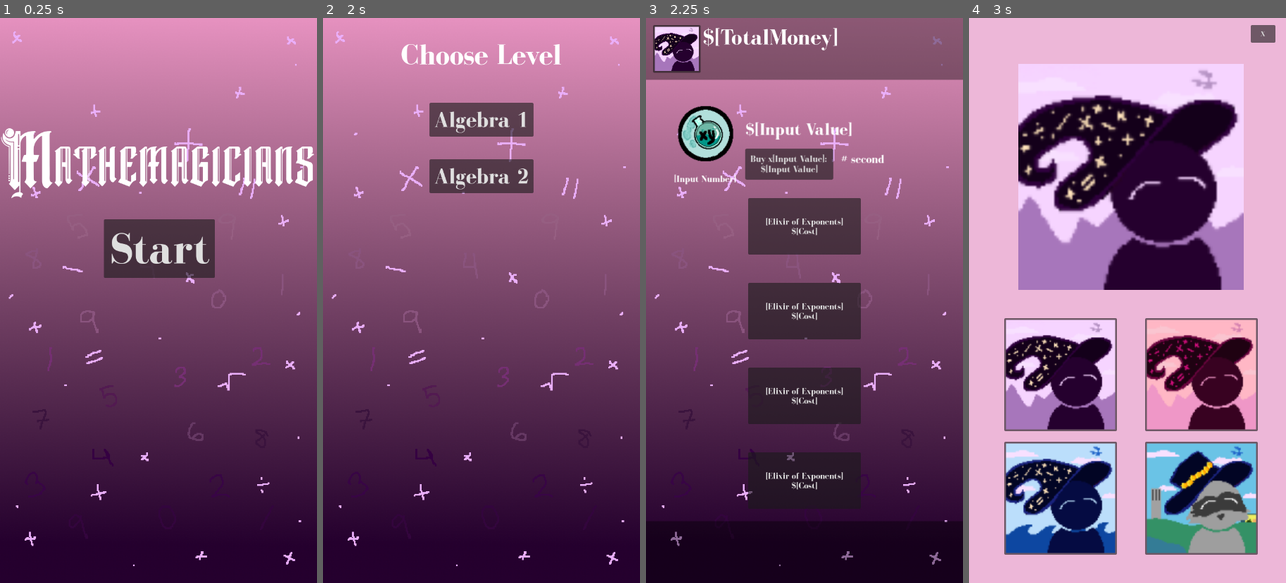
Above: before the commit, frames 1-4 (left to right).
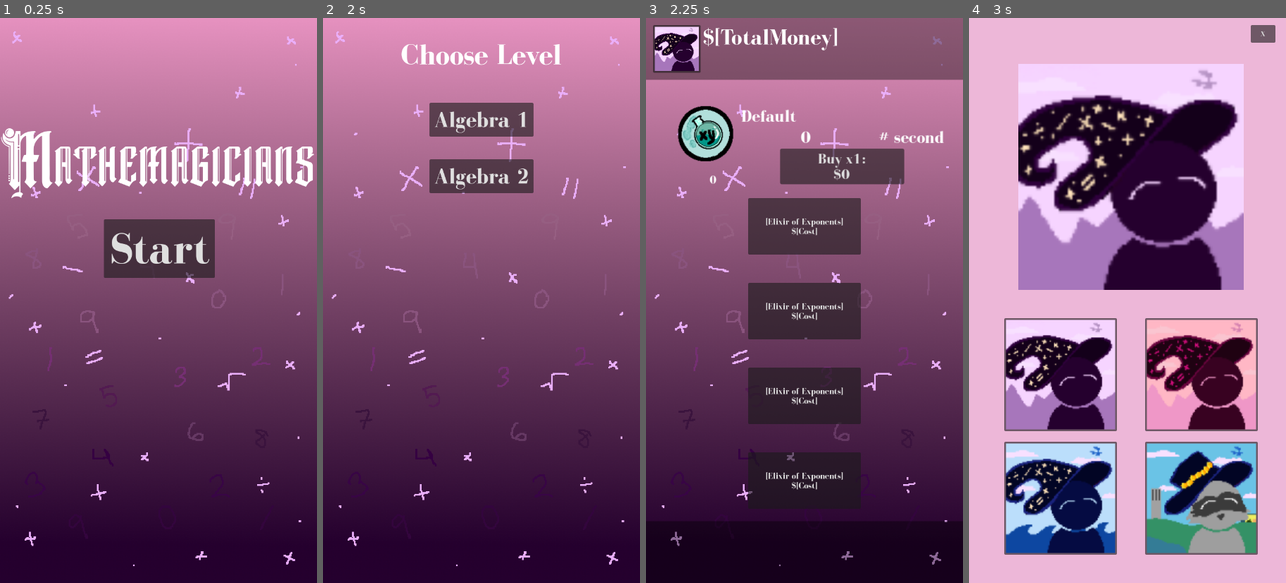
Above: after the commit, the same moments.

Repository: acdamstedt/1LProject_acdamstedt
Game: Godot game, scene res://main.tscn
Two runs of this game, one before a commit and one after it. Both use one fixed random seed, a clock stepped at 60 frames per second and the inputs below.
Inputs (mouse positions are in pixels of both pictures, inside the frame that each line leads up to):
- Up to frame 1 (0.25 s): no input
- Up to frame 2 (2 s): click "Start" at 0.5 s; click "Save Game 1" at 1.25 s
- Up to frame 3 (2.25 s): click "Algebra 1" at 2 s
- Up to frame 4 (3 s): click (1000, 46) at 2.75 s

Frames 1-2 are identical in both runs. In frame 3, 3.3% of the frame differs, in the area x 8-94%, y 16-30%; in frame 4, nothing differs.

Commit message:
Edited in class

Diff:
--- a/Mathemagicians/Camera2D.gd
+++ /dev/null
@@ -1,12 +0,0 @@
-extends Camera2D
-
-#var pageSize = 1280
-#var numPages = 2
-#
-#func _ready():
-#	if Input.is_action_pressed("camera_down"):
-#		$Camera2D.position.y += pageSize
-#	if Input.is_action_pressed("camera_up"):
-#		$Camera2D.position.y -= pageSize
-#
-#		position.y = clamp(position.y, 0, (numPages - 1) * 1280)
--- a/Mathemagicians/Main.gd
+++ b/Mathemagicians/Main.gd
@@ -1,8 +1,9 @@
+# Main
+
 extends Node
 
+# Can create custom signals
 signal startGame
-#var clicker = preload("res://clicker.tscn")
-#var newClicker = preload("res://new_clicker.tscn")
 
 func _on_start_button_pressed():
 	$StartButton.hide()
@@ -11,56 +12,4 @@
 
 
 func StartGame():
-	get_tree().change_scene_to_file("res://save_game.tscn")
-
-#	# Camera Functionality
-#	var pageSize = 1280
-#	if Input.is_action_pressed("camera_down"):
-#		$Camera2D.position.y += pageSize
-#	if Input.is_action_pressed("camera_up"):
-#		$Camera2D.position.y -= pageSize
-#
-#	$Camera2D.position.y = clamp($Camera2D.position.y, 0, 1280)
-
-	# First clicker
-#	var clicker1 # try using arrays for this step?
-#	initClicker(clicker1, $Spot1)
-#
-#	var newClicker1
-#	initNewClicker(newClicker1, $Spot2)
-#
-#	var newClicker2
-#	initNewClicker(newClicker2, $Spot3)
-#
-#	var newClicker3
-#	initNewClicker(newClicker3, $Spot4)
-#
-#	var newClicker4
-#	initNewClicker(newClicker4, $Spot5)
-#
-#	var newClicker5
-#	initNewClicker(newClicker5, $Spot6)
-#
-#	var newClicker6
-#	initNewClicker(newClicker6, $Spot7)
-#
-#	var newClicker7
-#	initNewClicker(newClicker7, $Spot8)
-#
-#	var newClicker8
-#	initNewClicker(newClicker8, $Spot9)
-#
-#	var newClicker9
-#	initNewClicker(newClicker9, $Spot10)
-
-#func initClicker(inputClicker, spot):
-#	inputClicker = clicker.instantiate()
-#	add_child(inputClicker)
-#	inputClicker.position = spot.position
-#	# Initialize clicker specific values here
-#
-#func initNewClicker(inputNewClicker, spot):
-#	inputNewClicker = newClicker.instantiate()
-#	add_child(inputNewClicker)
-#	inputNewClicker.position = spot.position
-#	# Initialize new clicker specific values here
+	get_tree().change_scene_to_file("res://save_game.tscn") # Changes scene
--- a/Mathemagicians/algebra_1.gd
+++ b/Mathemagicians/algebra_1.gd
@@ -1,28 +1,35 @@
+# Algebra1
+
 extends Node
 
+# Camera Variables
 var pageSize = 720
 var numPages = 2
 var pageNum = 1
 
-signal clicker1upgrade
 
-func _process(delta):
-	if Input.is_action_pressed("page_left"):
+func _ready():
+	$Clicker1/ClickerTitle.text = "Vaporous Potion of Variables" # No clue why this isn't doing what I want it to
+
+func _process(delta): # While the scene (Algebra 1) is running
+	if Input.is_action_pressed("page_left"): # "page_left" specified in Project Settings -> Input Map
 		$Camera2D.position.x -= pageSize
 	if Input.is_action_pressed("page_right"):
 		$Camera2D.position.x += pageSize
 
 	$Camera2D.position.x = clamp($Camera2D.position.x, 0, (numPages - 1) * pageSize)
 
-	if ($Clicker1/UpgradeButton._on_pressed()):
+	if ($Clicker1/UpgradeButton._on_pressed()): # Not working (also not the ideal way)
 		emit_signal("clicker1upgrade")
 
+
 # Clicker 1
-func _clicker_1_upgrade():
+
+func _clicker_1_upgrade(): # Not working
 	$Clicker1.numUpgrades += 1
 
 # Clicker 2
-func _on_new_clicker_2_pressed():
+func _on_new_clicker_2_pressed(): # Switches NewClicker for Clicker
 	$NewClicker2.hide()
 	$Clicker2.show()
 
@@ -62,3 +69,9 @@
 # Clicker 15
 
 # Clicker 16
+
+
+
+func _on_clicker_1_on_upgrade_pressed():
+	$Clicker1.numUpgrades += 1
+	$Clicker1/NumberOfUpgrades.text = str($Clicker1.numUpgrades)
--- a/Mathemagicians/algebra_1.tscn
+++ b/Mathemagicians/algebra_1.tscn
@@ -118,7 +118,7 @@
 offset_right = 128.0
 offset_bottom = 1112.0
 
-[connection signal="clicker1upgrade" from="." to="." method="_clicker_1_upgrade"]
+[connection signal="onUpgradePressed" from="Clicker1" to="." method="_on_clicker_1_on_upgrade_pressed"]
 [connection signal="pressed" from="NewClicker2" to="." method="_on_new_clicker_2_pressed"]
 [connection signal="pressed" from="NewClicker3" to="." method="_on_new_clicker_3_pressed"]
 [connection signal="pressed" from="NewClicker4" to="." method="_on_new_clicker_4_pressed"]
--- /dev/null
+++ b/Mathemagicians/algebra_2.gd
@@ -0,0 +1,4 @@
+extends Node
+
+func _on_test_button_pressed():
+	$TestButton.hide()
--- a/Mathemagicians/algebra_2.tscn
+++ b/Mathemagicians/algebra_2.tscn
@@ -1,8 +1,11 @@
-[gd_scene load_steps=2 format=3 uid="uid://kn1ffw2cut41"]
+[gd_scene load_steps=4 format=3 uid="uid://kn1ffw2cut41"]
 
 [ext_resource type="PackedScene" uid="uid://dqjt2jrwvrtr2" path="res://hud.tscn" id="1_qgct0"]
+[ext_resource type="Script" path="res://algebra_2.gd" id="1_v43ij"]
+[ext_resource type="FontFile" uid="uid://crllml678fbxx" path="res://fonts/BodoniflfBold-MVZx.ttf" id="3_0groj"]
 
 [node name="Algebra2" type="Node"]
+script = ExtResource("1_v43ij")
 
 [node name="FillerLabel" type="Label" parent="."]
 anchors_preset = 8
@@ -23,3 +26,14 @@
 
 [node name="HUD" parent="." instance=ExtResource("1_qgct0")]
 visible = false
+
+[node name="TestButton" type="Button" parent="."]
+anchors_preset = 10
+anchor_right = 1.0
+offset_bottom = 62.0
+grow_horizontal = 2
+theme_override_fonts/font = ExtResource("3_0groj")
+theme_override_font_sizes/font_size = 50
+text = "Test Button"
+
+[connection signal="pressed" from="TestButton" to="." method="_on_test_button_pressed"]
--- a/Mathemagicians/camera_2d.tscn
+++ b/Mathemagicians/camera_2d.tscn
@@ -1,6 +1,3 @@
-[gd_scene load_steps=2 format=3 uid="uid://dg7whtlqfn8v3"]
-
-[ext_resource type="Script" path="res://Camera2D.gd" id="1_homvm"]
+[gd_scene format=3 uid="uid://dg7whtlqfn8v3"]
 
 [node name="Camera2D" type="Camera2D"]
-script = ExtResource("1_homvm")
--- a/Mathemagicians/clicker.gd
+++ b/Mathemagicians/clicker.gd
@@ -1,5 +1,24 @@
+# Clicker
+
 extends Button
 
+@onready var number_of_upgrades = $NumberOfUpgrades
+signal onUpgradePressed()
+# Creating modifiable variables in Inspector (with default values)
 @export var numUpgrades = 0
 @export var moneyPerClick = 0
-@export var timePerClick = 0
+@export var timePerClick = 1
+@export var upgradePrice = 0;
+
+func _process(delta):
+	$ClickerTitle.text = "Default"
+	$NumberOfUpgrades.text = str(numUpgrades)
+	$MoneyPerClick.text = str(moneyPerClick)
+	$ClickerTimer.wait_time = timePerClick
+	$UpgradeButton.text = "Buy x1:\n$" + str(upgradePrice)
+	# $ClickerTimerDisplay.text = $ClickerTimer.what goes here?
+
+
+
+func _on_upgrade_button_pressed():
+	emit_signal("onUpgradePressed")
--- a/Mathemagicians/clicker.tscn
+++ b/Mathemagicians/clicker.tscn
@@ -6,53 +6,70 @@
 [ext_resource type="Script" path="res://clicker.gd" id="2_yguf0"]
 
 [node name="Clicker" type="Button" groups=["Clickers"]]
-offset_right = 108.0
-offset_bottom = 108.0
+offset_right = 123.0
+offset_bottom = 123.0
 scale = Vector2(1.3, 1.3)
 theme_override_fonts/font = ExtResource("1_ri0dl")
 icon = ExtResource("2_jbnum")
 flat = true
+expand_icon = true
 script = ExtResource("2_yguf0")
 
 [node name="UpgradeButton" parent="." instance=ExtResource("2_vmkgg")]
 layout_mode = 1
 anchors_preset = -1
-offset_left = 123.636
+offset_left = 184.615
 offset_top = 80.0
-offset_right = 277.636
-offset_bottom = 134.0
+offset_right = 401.615
+offset_bottom = 142.0
 theme_override_fonts/font = ExtResource("1_ri0dl")
-text = "Buy x[Input Value]:
-$[Input Value]"
+theme_override_font_sizes/font_size = 25
+text = "Buy x1:
+$[Default value]"
+
+[node name="ClickerTitle" type="Label" parent="."]
+layout_mode = 0
+offset_left = 116.923
+offset_top = 6.15384
+offset_right = 491.923
+offset_bottom = 42.1538
+theme_override_fonts/font = ExtResource("1_ri0dl")
+theme_override_font_sizes/font_size = 30
+text = "Default Value"
 
 [node name="MoneyPerClick" type="Label" parent="."]
 layout_mode = 0
-offset_left = 123.636
-offset_top = 29.0909
-offset_right = 310.636
-offset_bottom = 65.0909
+offset_left = 135.385
+offset_top = 43.0769
+offset_right = 325.385
+offset_bottom = 79.0769
 theme_override_fonts/font = ExtResource("1_ri0dl")
 theme_override_font_sizes/font_size = 30
 text = "$[Input Value]"
+horizontal_alignment = 1
 
 [node name="ClickerTimerDisplay" type="Label" parent="."]
 layout_mode = 0
-offset_left = 290.909
-offset_top = 87.2727
-offset_right = 377.909
-offset_bottom = 118.273
+offset_left = 356.923
+offset_top = 43.0769
+offset_right = 470.923
+offset_bottom = 79.0769
 theme_override_fonts/font = ExtResource("1_ri0dl")
-theme_override_font_sizes/font_size = 20
+theme_override_font_sizes/font_size = 30
 text = "# second"
+horizontal_alignment = 1
 
 [node name="NumberOfUpgrades" type="Label" parent="."]
 layout_mode = 0
-offset_top = 123.636
-offset_right = 121.0
-offset_bottom = 149.636
+offset_top = 123.077
+offset_right = 136.0
+offset_bottom = 149.077
 theme_override_fonts/font = ExtResource("1_ri0dl")
+theme_override_font_sizes/font_size = 20
 text = "[Input Number]"
+horizontal_alignment = 1
 
 [node name="ClickerTimer" type="Timer" parent="."]
+autostart = true
 
-[node name="Node" type="Node" parent="."]
+[connection signal="pressed" from="UpgradeButton" to="." method="_on_upgrade_button_pressed"]
--- a/Mathemagicians/clicker_2.tscn
+++ /dev/null
@@ -1,52 +0,0 @@
-[gd_scene load_steps=4 format=3 uid="uid://hji5fpkcvpjq"]
-
-[ext_resource type="Texture2D" uid="uid://dpy83je6hfgvk" path="res://art/VaporVariables.png" id="1_v84a0"]
-[ext_resource type="PackedScene" uid="uid://bao5p4mg2f0px" path="res://upgrade_button.tscn" id="2_8uvy1"]
-[ext_resource type="FontFile" uid="uid://crllml678fbxx" path="res://fonts/BodoniflfBold-MVZx.ttf" id="3_mk5f1"]
-
-[node name="Clicker2" type="Node"]
-
-[node name="Clicker" type="Button" parent="."]
-offset_right = 1208.0
-offset_bottom = 1208.0
-scale = Vector2(0.12, 0.12)
-icon = ExtResource("1_v84a0")
-flat = true
-
-[node name="UpgradeButton" parent="." instance=ExtResource("2_8uvy1")]
-anchors_preset = -1
-offset_left = 156.0
-offset_top = 80.0
-offset_right = 310.0
-offset_bottom = 134.0
-theme_override_fonts/font = ExtResource("3_mk5f1")
-text = "Buy x[Input Value]:
-$[Input Value]"
-
-[node name="MoneyPerClick" type="Label" parent="."]
-offset_left = 155.0
-offset_top = 17.0
-offset_right = 358.0
-offset_bottom = 62.0
-theme_override_fonts/font = ExtResource("3_mk5f1")
-theme_override_font_sizes/font_size = 30
-text = "$[Input Value]"
-
-[node name="ClickerTimerDisplay" type="Label" parent="."]
-offset_left = 331.0
-offset_top = 92.0
-offset_right = 418.0
-offset_bottom = 123.0
-theme_override_fonts/font = ExtResource("3_mk5f1")
-theme_override_font_sizes/font_size = 20
-text = "# second"
-
-[node name="NumberOfUpgrades" type="Label" parent="."]
-offset_left = 16.0
-offset_top = 144.0
-offset_right = 137.0
-offset_bottom = 170.0
-theme_override_fonts/font = ExtResource("3_mk5f1")
-text = "[Input Number]"
-
-[node name="ClickerTimer" type="Timer" parent="."]
--- a/Mathemagicians/hud.gd
+++ b/Mathemagicians/hud.gd
@@ -1,9 +1,10 @@
+# HUD
+
 extends CanvasLayer
 
-
-
+# Avatar Button Functionality
 func _on_avatar_button_pressed():
-	$Background.show()
+	$Background.show() # Probably a way to condense this code using groups, don't know how
 	$AvatarImage.show()
 	$ExitButton.show()
 	$AvatarSelect1.show()
--- a/Mathemagicians/level_select.gd
+++ b/Mathemagicians/level_select.gd
@@ -1,3 +1,5 @@
+# LevelSelect
+
 extends Node
 
 
--- a/Mathemagicians/new_clicker.gd
+++ /dev/null
@@ -1 +0,0 @@
-extends Button
--- a/Mathemagicians/new_clicker.tscn
+++ b/Mathemagicians/new_clicker.tscn
@@ -1,6 +1,5 @@
-[gd_scene load_steps=3 format=3 uid="uid://bwrpipapyffof"]
+[gd_scene load_steps=2 format=3 uid="uid://bwrpipapyffof"]
 
-[ext_resource type="Script" path="res://new_clicker.gd" id="1_78dko"]
 [ext_resource type="FontFile" uid="uid://crllml678fbxx" path="res://fonts/BodoniflfBold-MVZx.ttf" id="1_ye111"]
 
 [node name="NewClicker" type="Button"]
@@ -12,6 +11,5 @@
 theme_override_font_sizes/font_size = 20
 text = "[Elixir of Exponents]
 $[Cost]"
-script = ExtResource("1_78dko")
 
 [connection signal="pressed" from="." to="." method="_on_pressed"]
--- a/Mathemagicians/save_game.gd
+++ b/Mathemagicians/save_game.gd
@@ -1,6 +1,8 @@
+# SaveGame
+
 extends Node
 
-# Eventually implement save game functionality
+# Eventually implement save game functionality, just changes scene now
 
 func _on_save_game_1_pressed():
 	get_tree().change_scene_to_file("res://level_select.tscn")
--- a/Mathemagicians/upgrade_button.gd
+++ b/Mathemagicians/upgrade_button.gd
@@ -1,5 +1,8 @@
+# UpgradeButton
+
 extends Button
 
+# Possible code needed here, nothing has helped so far
 
 func _on_pressed():
 	pass # Replace with function body.
